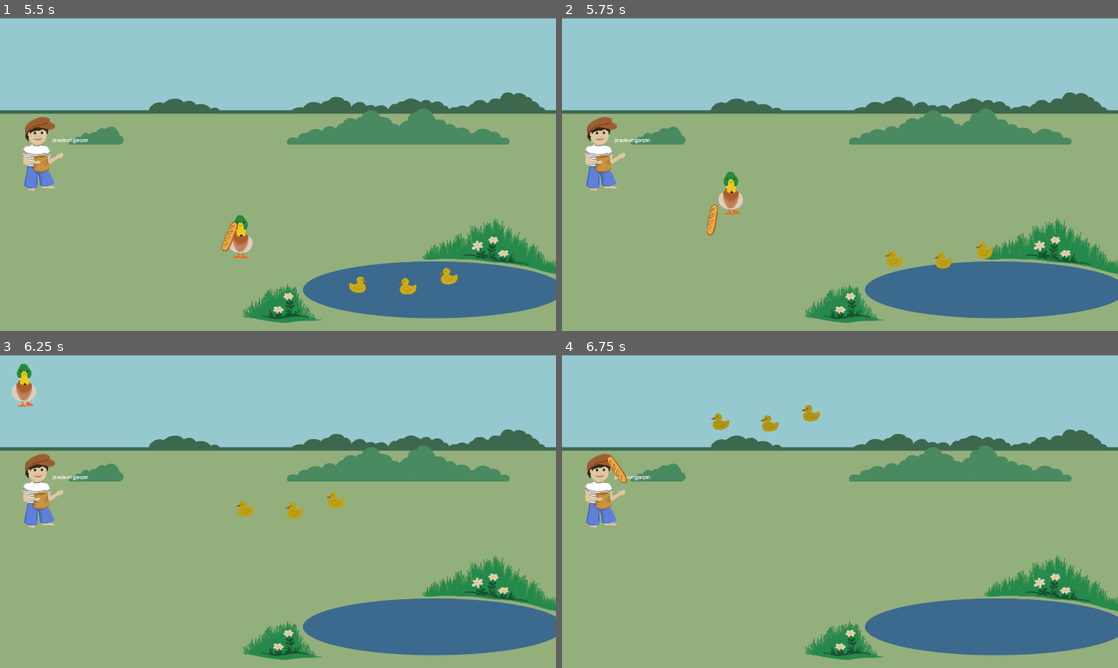
Above: before the commit, frames 1-4 (two rows, left to right).
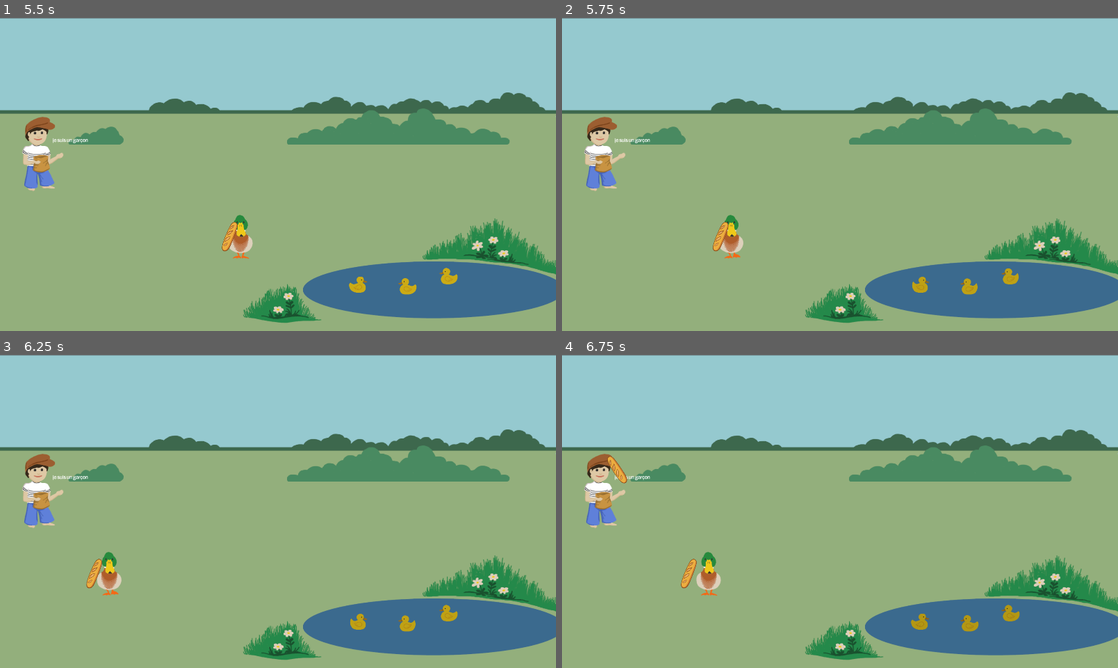
Above: after the commit, the same moments.

Repository: baguette-ballett/baguette-ballett
Game: Godot game, scene res://scenes/intro/intro.tscn
Two runs of this game, one before a commit and one after it. Both use one fixed random seed, a clock stepped at 60 frames per second and the inputs below.
Inputs:
- Up to frame 1 (5.5 s): click "Start" at 0.5 s; tap Enter (ui_accept) at 1.25, 1.35, 1.52, 1.82, 2.1, 2.27, 2.57, 2.85, 3.6, 3.77, 4.07, 4.35, 4.52, 4.82, 5.1, 5.27 s; hold Right (ui_right) 1.28-2.03 s; hold Down (ui_down) 2.03-2.78 s; hold Right (ui_right) 2.78-4.28 s; hold Left (ui_left) from 4.28 s (still down)
- Up to frame 2 (5.75 s): keep holding Left (ui_left); tap Enter (ui_accept) at 5.57 s
- Up to frame 3 (6.25 s): release Left (ui_left) at 5.78 s; hold Down (ui_down) from 5.78 s (still down); tap Enter (ui_accept) at 5.85 s
- Up to frame 4 (6.75 s): release Down (ui_down) at 6.53 s; hold Right (ui_right) from 6.53 s (still down); tap Enter (ui_accept) at 6.6 s

Frame 1 is identical in both runs. In frame 2, 1.6% of the frame differs, in the area x 26-83%, y 49-89%; in frame 3, 1.5%; in frame 4, 1.2%.

Commit message:
Tune win condition

Diff:
--- a/scenes/level/level.gd
+++ b/scenes/level/level.gd
@@ -17,6 +17,8 @@
 		$Duckling1.translate(Vector2(-10,-10))
 		$Duckling2.translate(Vector2(-10,-10))
 		$Duckling3.translate(Vector2(-10,-10))
+	if $Duckling1.global_position.y < -200:
+		get_tree().change_scene_to_file("res://scenes/intro/intro.tscn")
 
 func _on_spawn_timer_timeout():
 	var baguette = baguettes.instantiate()
@@ -53,4 +55,7 @@
 
 
 func _on_game_end_timer_timeout():
-	Globals.game_won = true
+	if d1LiveLeft > 0 and d2LiveLeft > 0 and d3LiveLeft > 0:
+		Globals.game_won = true
+	else:
+		print("You lost!")
--- a/scenes/level/level.tscn
+++ b/scenes/level/level.tscn
@@ -201,7 +201,7 @@
 autostart = true
 
 [node name="GameEndTimer" type="Timer" parent="."]
-wait_time = 5.0
+wait_time = 30.0
 autostart = true
 
 [connection signal="body_entered" from="ground body/Area2D" to="player" method="_on_area_2d_body_entered"]
